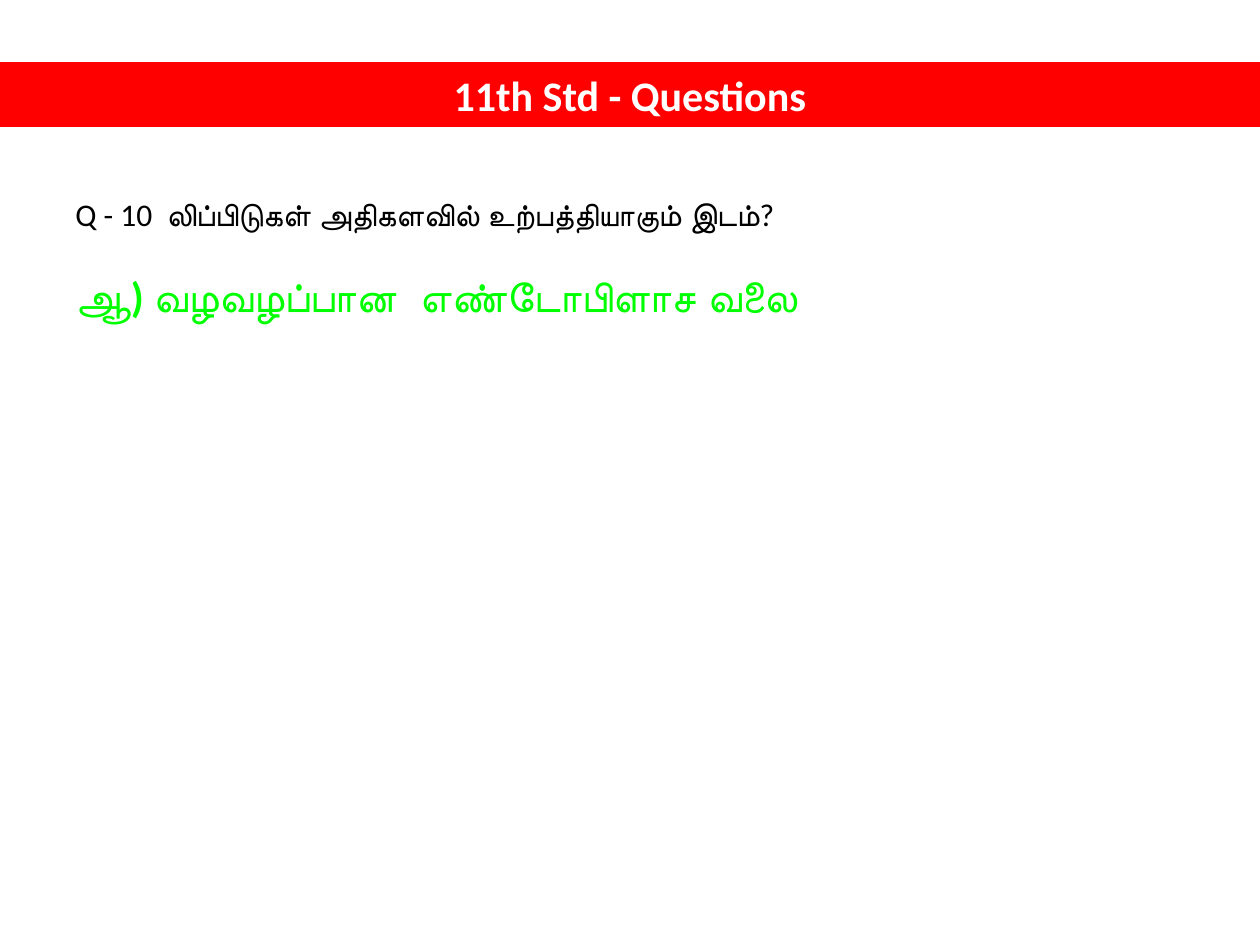
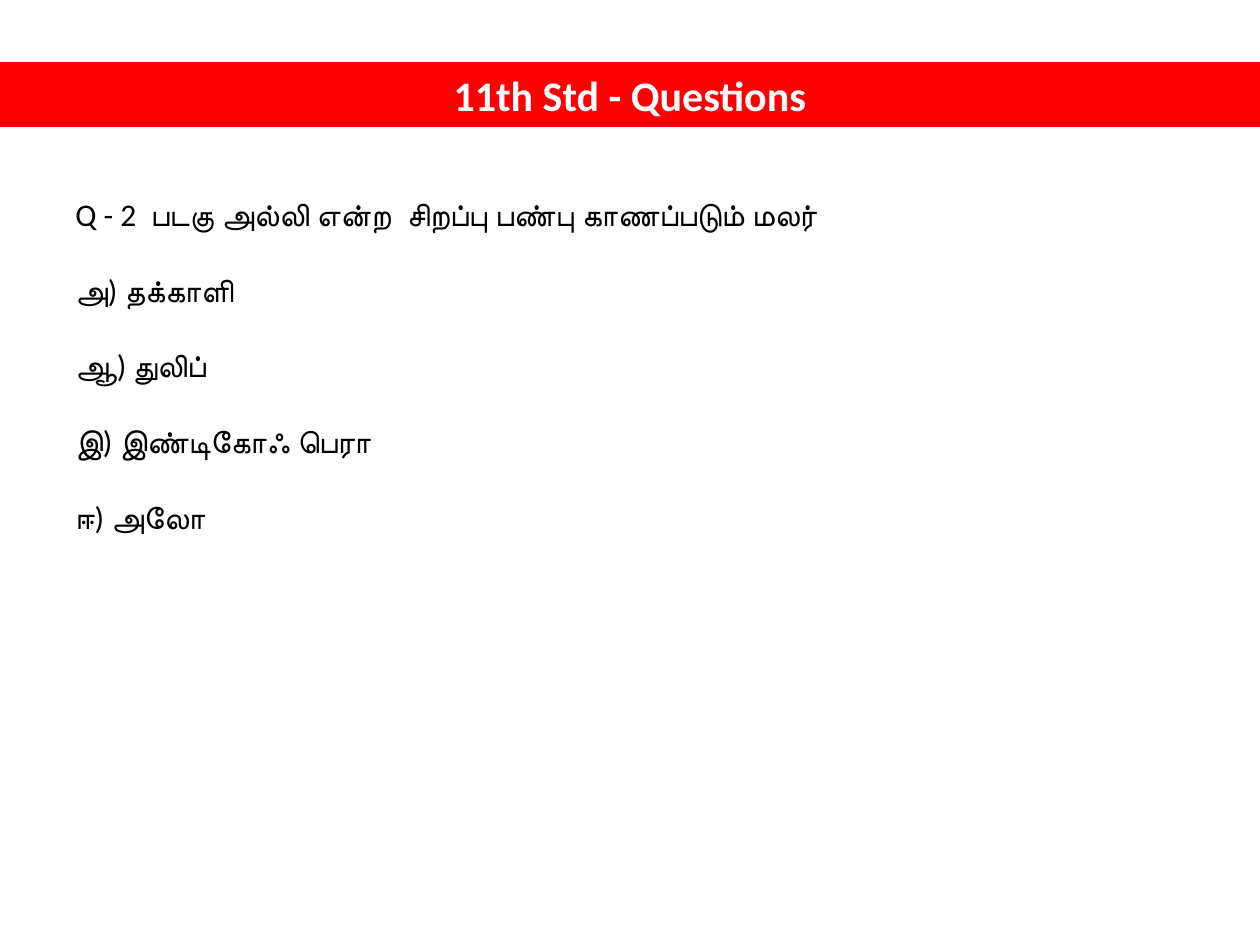
Before and after one commit to tvmani/tvmani.github.io, a slide deck: slide 1 of tamil_biology/NEET_BIOLOGY_001.pptx (slide 8 before the commit). Drawn at 1260x945 pixels with LibreOffice and Linux fonts; fonts in the diff are those of the drawing. Boxes give left, top, right and bottom in pixels: in the first picture for what was removed or moved away, otherwise in the second. Text is boxed around its words. In the diff, an @@ line names an element or a change of style, - is before the commit and + after.

```diff
--- a/tamil_biology/NEET_BIOLOGY_001.pptx
+++ b/tamil_biology/NEET_BIOLOGY_001.pptx
@@ text at <box>75,203,815,534</box>: text changed @@
-Q - 10 லிப்பிடுகள் அதிகளவில் உற்பத்தியாகும் இடம்?
-ஆ) வழவழப்பான எண்டோபிளாச வலை
+Q - 2 படகு அல்லி என்ற சிறப்பு பண்பு காணப்படும் மலர்
+அ) தக்காளி
+ஆ) துலிப்
+இ) இண்டிகோஃ பெரா
+ஈ) அலோ
```
Also in this commit, not shown: 9 other slides changed, 18 slides added, 4 other files.
